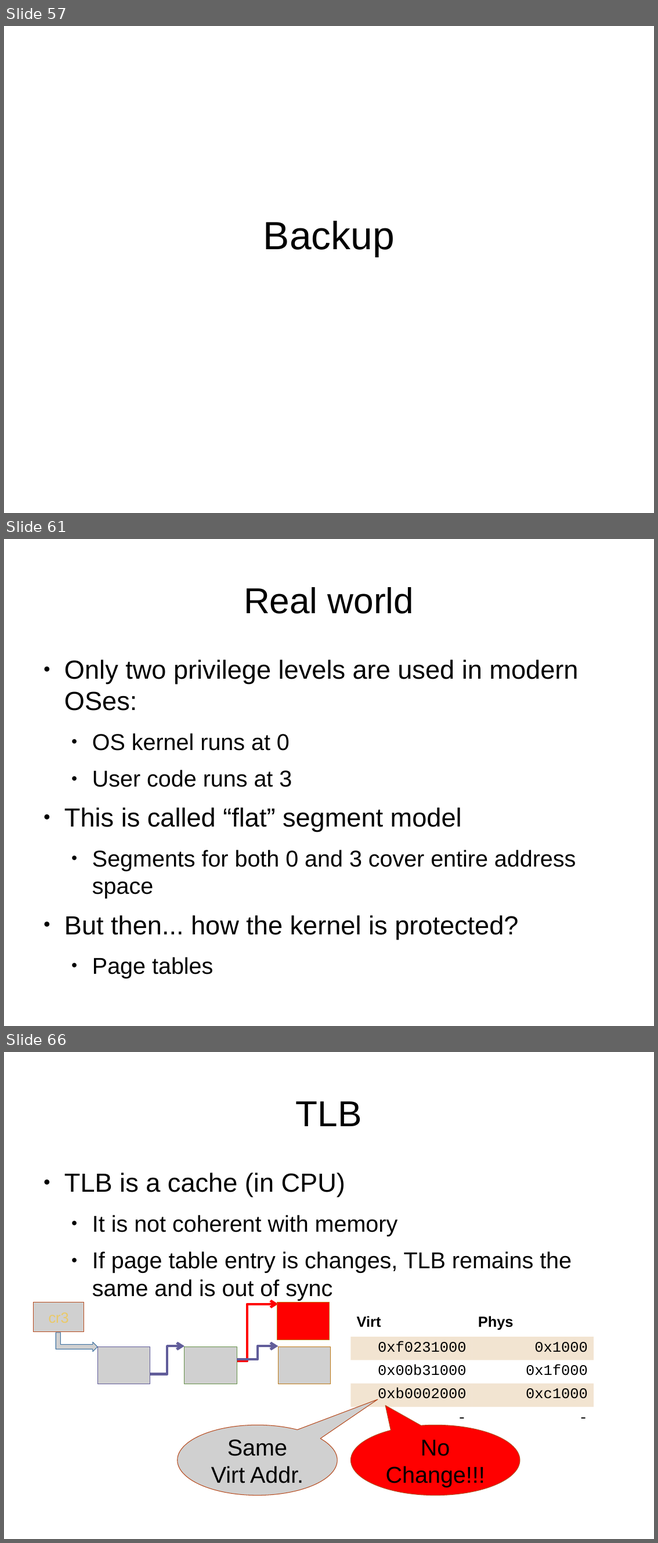
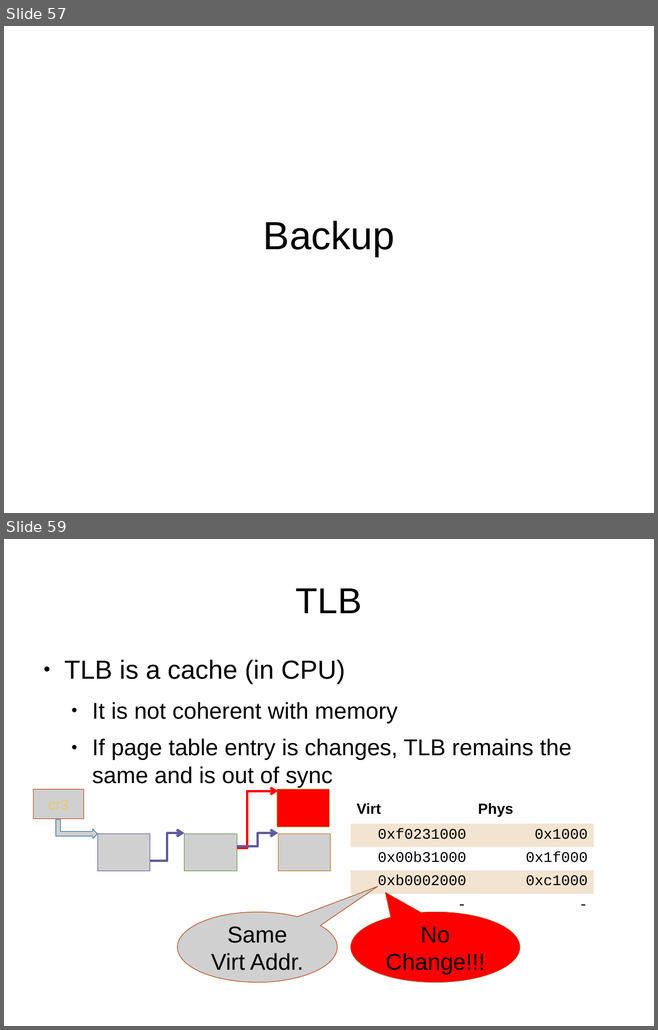
Before and after one commit to antonburtsev/cs5460, a slide deck: lectures/lecture11-creating-processes/lecture11-creating-processes.odp. Shown one above the other, each under a label of ours: slides 57, 61 and 66 before the commit, slides 57 and 59 after it; the slides between them are not shown. The pictures are 658x1543 and 658x1030 pixels, drawn with LibreOffice and Linux fonts; fonts in the diff are those of the drawing; grey boxes stand for pictures. Boxes give left, top, right and bottom in pixels: in the first picture for what was removed or moved away, otherwise in the second. Text is boxed around its words. In the diff, an @@ line names an element or a change of style, - is before the commit and + after.

```diff
--- a/lectures/lecture11-creating-processes/lecture11-creating-processes.odp
+++ b/lectures/lecture11-creating-processes/lecture11-creating-processes.odp
@@ slide 61 removed at (x1=4, y1=539, x2=654, y2=1026), background #FFFFFF @@
@@ title removed at (x1=244, y1=587, x2=413, y2=614) @@
-Real world
@@ text removed at (x1=64, y1=660, x2=578, y2=939) @@
-● Only two privilege levels are used in modern OSes:
-  ● OS kernel runs at 0
-  ● User code runs at 3
-● This is called “flat” segment model
-  ● Segments for both 0 and 3 cover entire address space
-● But then... how the kernel is protected?
-  ● Page tables
@@ what was slide 66 is now slide 59 @@
```
Also in this commit, not shown: 1 slide changed, 6 other slides removed, 7 other files.
